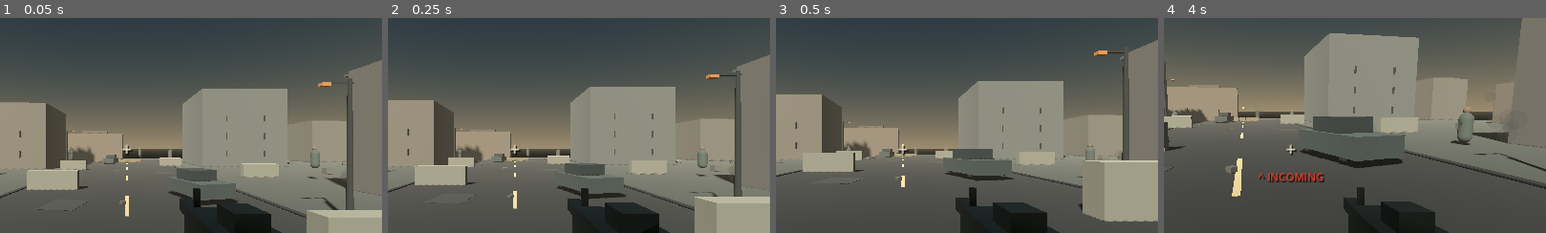
Above: before the commit, frames 1-4 (left to right).
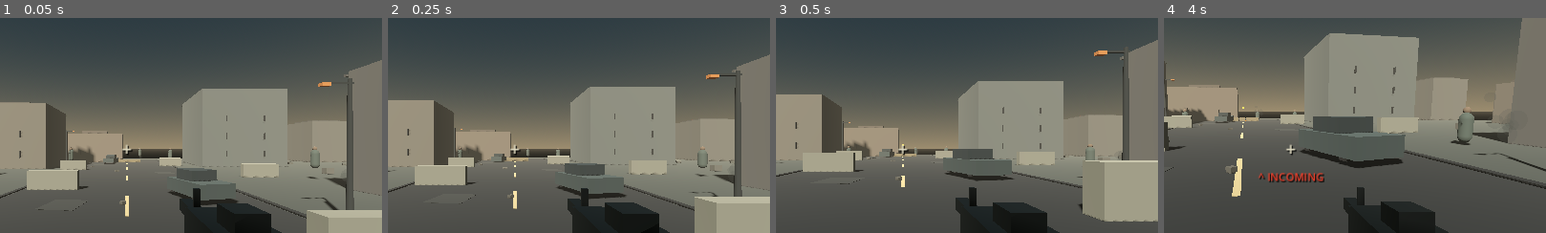
Above: after the commit, the same moments.

Repository: Liladizilla/operation-blackout
Game: Godot game, scene res://scenes/main.tscn
Two runs of this game, one before a commit and one after it. Both use one fixed random seed, a clock stepped at 60 frames per second and the inputs below.
Inputs (mouse positions are % of the whole screen's width and height, from its top left):
- Up to frame 1 (0.05 s): no input
- Up to frame 2 (0.25 s): no input
- Up to frame 3 (0.5 s): no input
- Up to frame 4 (4 s): tap Enter at 0.5 s; move the mouse to (55, 50) at 0.52 s; hold W (move_forward) from 0.53 s (still down); tap Ctrl (crouch) at 0.6, 3.6 s; click (55, 50) at 0.67 s; tap Space (jump) at 0.77, 1.52, 3.02, 3.77 s; move the mouse to (45, 50) at 1.27 s; tap F (interact) at 1.35 s; move the mouse to (52, 48) at 2.02 s; tap Z (prone) at 2.1 s; move the mouse to (49, 52) at 2.77 s; tap Shift (sprint) at 2.85 s; click (49, 52) at 2.92 s; move the mouse to (57, 51) at 3.52 s
The pictures show only the part of the screen within x 33-83%, y 20-70%; the shares and areas given below are measured in that part.

The runs differ from the first frame. In frame 1, less than 0.1% of the frame differs, in the area x 44-45%, y 62-63%; in frame 2, less than 0.1%; in frame 3, less than 0.1%; in frame 4, less than 0.1%, in the area x 2-35%, y 42-48%.

Commit message:
Make distant hostiles advance during search state

Diff:
--- a/scripts/enemy.gd
+++ b/scripts/enemy.gd
@@ -189,6 +189,19 @@
             look_at(Vector3(last_known_position.x, global_position.y, last_known_position.z), Vector3.UP)
         else:
             state = "SEARCH"
+    elif state == "SEARCH":
+        # Distant units should advance cautiously instead of remaining idle
+        # until the player happens to enter their detection radius.
+        var search_target := last_known_position if last_known_position != Vector3.ZERO else player.global_position
+        var to_search := search_target - global_position
+        to_search.y = 0.0
+        if to_search.length() > 3.0:
+            target_dir = to_search.normalized() * 0.48
+            look_at(Vector3(search_target.x, global_position.y, search_target.z), Vector3.UP)
+        else:
+            # Once close to the search point, drift laterally to avoid a frozen
+            # firing line while waiting for a new sighting.
+            target_dir = Vector3(-to_search.z, 0.0, to_search.x).normalized() * strafe_sign * 0.22
     target_dir = _avoid_obstacles(target_dir)
     if not is_on_floor():
         velocity.y -= 9.8 * delta
